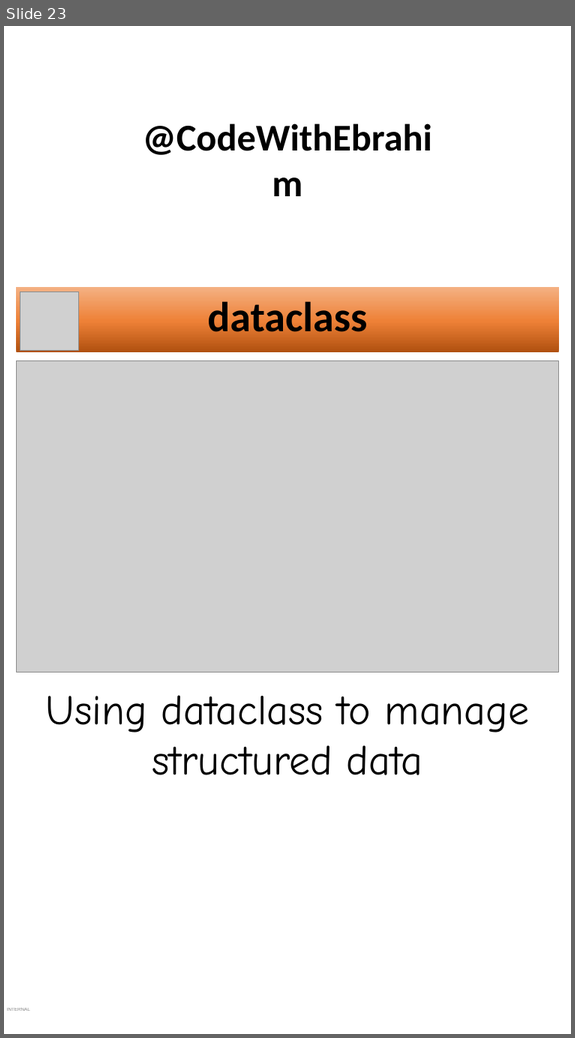
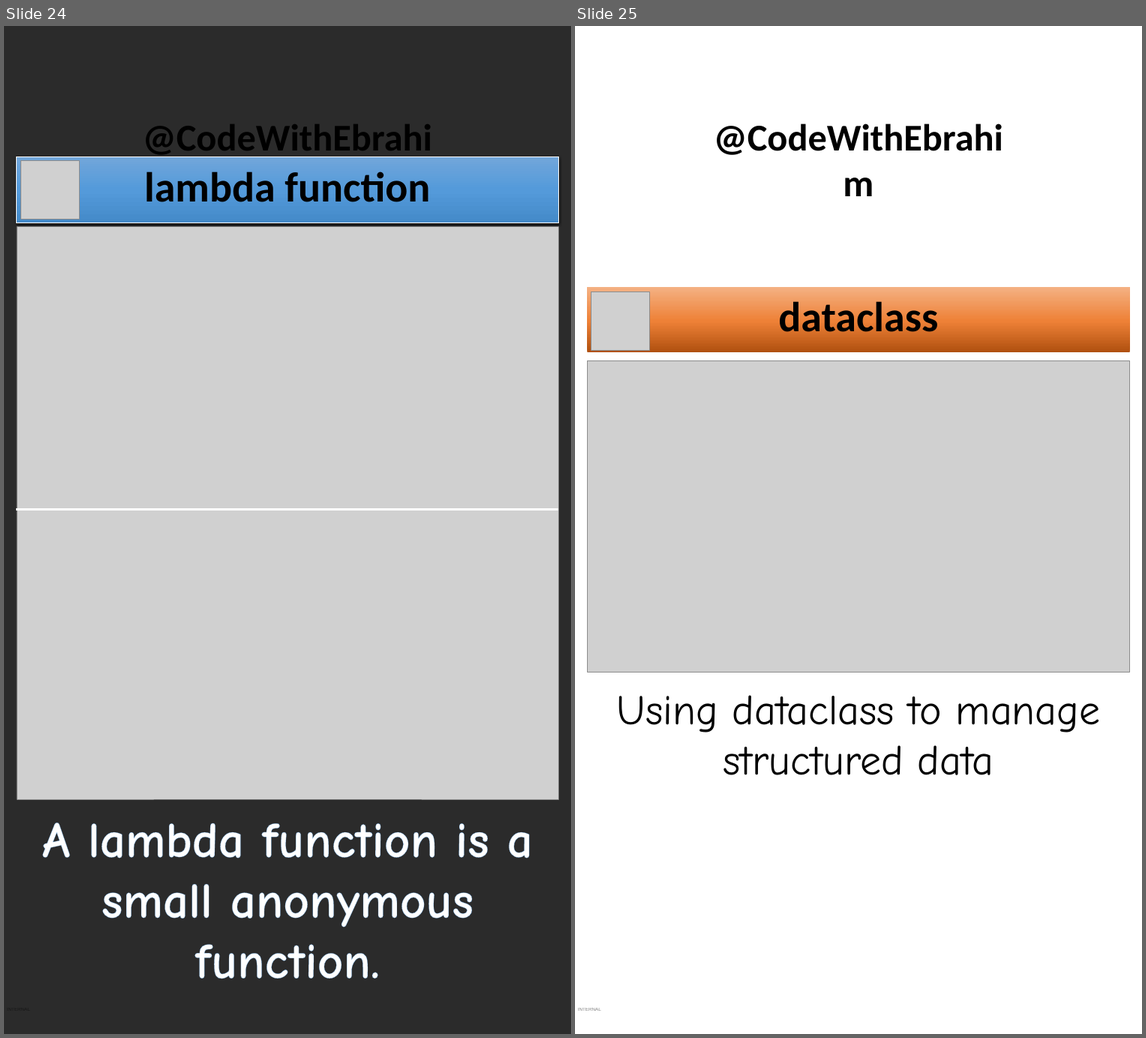
Before and after one commit to ebrahimsalehi1/python_codes, a slide deck: assets/shorts.pptx. Shown side by side, each under a label of ours: slide 23 before the commit, slides 24 and 25 after it. The pictures are 575x1038 and 1146x1038 pixels, drawn with LibreOffice and Linux fonts; fonts in the diff are those of the drawing; grey boxes stand for pictures; background and template pictures are left out; a plain dark background stands for a picture behind light text. Boxes give left, top, right and bottom in pixels: in the first picture for what was removed or moved away, otherwise in the second. Text is boxed around its words. In the diff, an @@ line names an element or a change of style, - is before the commit and + after.

```diff
--- a/assets/shorts.pptx
+++ b/assets/shorts.pptx
@@ slide 24 added at box(4, 26, 571, 1034), background picture (left out); not listed: 2 template elements that a slide beside it also shows @@
@@ rectangle added at box(16, 157, 558, 222), fill gradient #71A6DB to #559BDB to #448ACA, outline #FFFFFF 0.75 pt, 60 pt, text #000000, bold @@
+lambda function
@@ picture added at box(20, 160, 79, 219) @@
@@ picture added at box(17, 226, 558, 799) @@
@@ line added from (16, 509) to (558, 509), #FFFFFF 3 pt @@
@@ text added at box(42, 822, 533, 979), 72 pt, text #FFFFFF, bold @@
+A lambda function is a small anonymous function.
@@ what was slide 23 is now slide 25 @@
```
Also in this commit, not shown: 1 other slide added, 18 other files.
